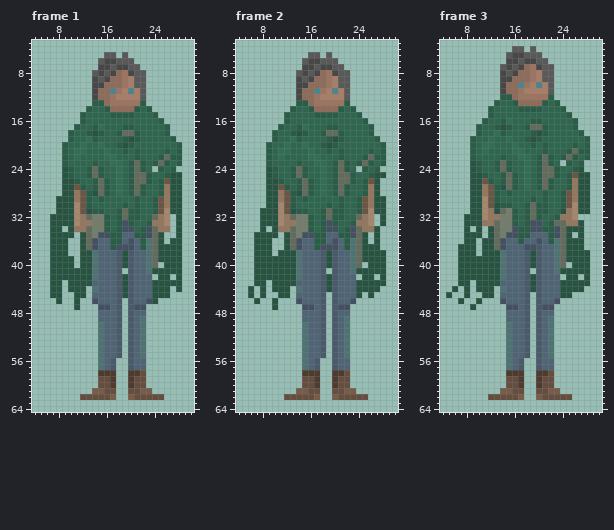
File history of a pixel-art file, Todo/Arte/Player/PlayerF.ase. The first picture shows the starting point.
37x65 pixels, 8 frames. Shown: frame 1: x 4..30, y 3..64; frame 2: x 4..30, y 3..64; frame 3: x 4..30, y 3..64. The commit also changed other frames, which this record leaves out.
The same view after the edit:
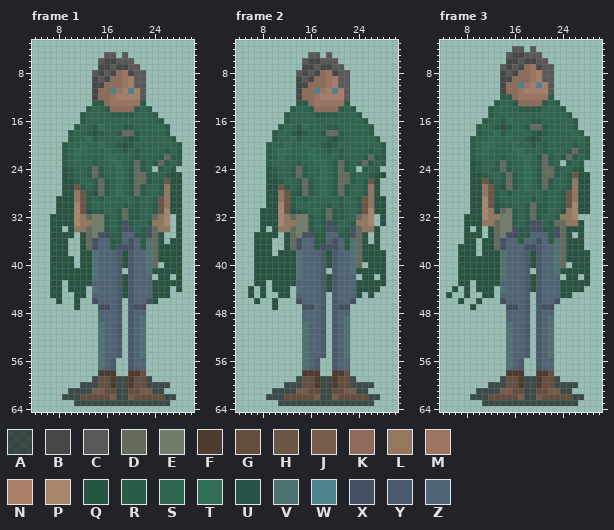
Palette (. is transparent): A #0000009b  B #474747  C #595959  D #626b5c  E #727d6b  F #4d3b2f  G #664e3f  H #6b5646  J #785c4a  K #8f6c5a  L #94775f  M #9c7460  N #a87e68  P #a6866c  Q #265441  R #2a5d48  S #2e664f  T #316e55  U #265248  V #4f7373  W #4d838c  X #435061  Y #495b6b  Z #4f6575
Diff:
layer "sombra" added
Frame 1, layer "sombra":
Colour A now appears in row 59 at x 14, 18 to 19 and 23; in row 60 at x 12 to 14, 18 to 19 and 23 to 26; in row 61 at x 10 to 13, 18 to 19 and 24 to 25; in row 62 at x 9 to 11, 18 to 19 and 26 to 27; in row 63 at x 11 to 26.
Frame 2, layer "sombra": the same change as frame 1
Frame 3, layer "sombra": the same change as frame 1
Boxes around the changes in both pictures, in picture pixels (x1, y1, x2, y2):
added: (62, 376, 176, 406)
added: (266, 376, 380, 406)
added: (470, 376, 584, 406)
